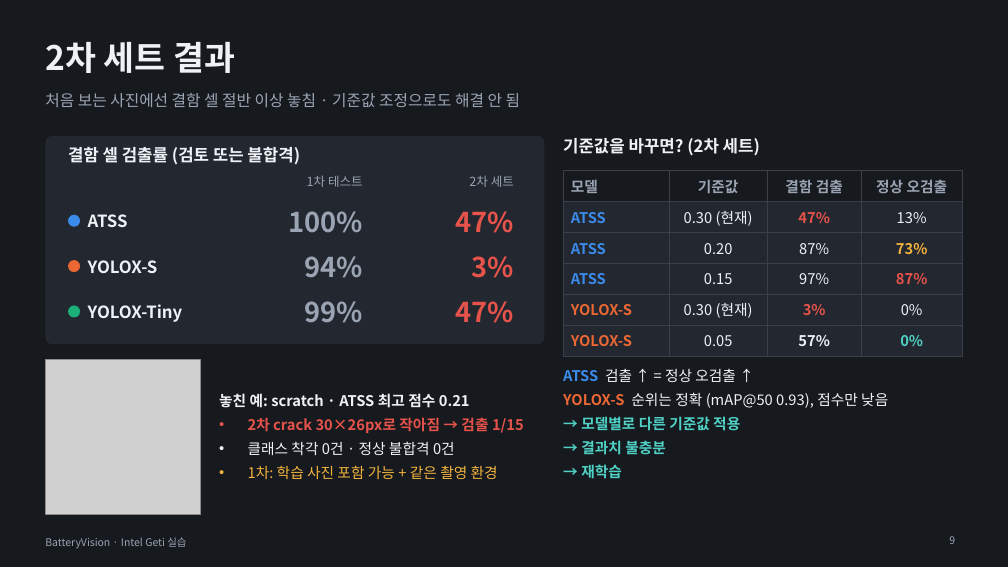
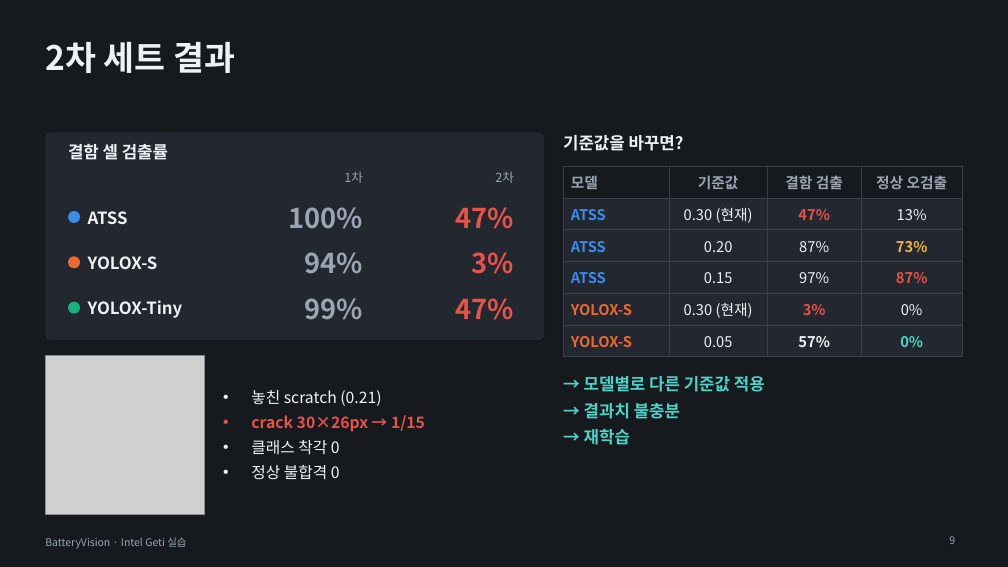
Before and after one commit to se4nchoi/batteryvision, a slide deck: slide 9 of docs/submission/BatteryVision_발표.pptx. Drawn at 1008x567 pixels with LibreOffice and Linux fonts; fonts in the diff are those of the drawing; grey boxes stand for pictures. Boxes give left, top, right and bottom in pixels: in the first picture for what was removed or moved away, otherwise in the second. Text is boxed around its words. In the diff, an @@ line names an element or a change of style, - is before the commit and + after.

```diff
--- a/docs/submission/BatteryVision_발표.pptx
+++ b/docs/submission/BatteryVision_발표.pptx
@@ text removed at [45,93,520,107] @@
-처음 보는 사진에선 결함 셀 절반 이상 놓침 · 기준값 조정으로도 해결 안 됨
@@ text at [68,141,168,163]: text changed @@
-결함 셀 검출률 (검토 또는 불합격)
+결함 셀 검출률
@@ text at [563,135,684,151]: text changed @@
-기준값을 바꾸면? (2차 세트)
+기준값을 바꾸면?
@@ text at [344,172,363,183]: text changed @@
-1차 테스트
+1차
@@ text at [495,172,514,183]: text changed @@
-2차 세트
+2차
@@ table: place and size @@
-table at [563,170,963,350]
+table at [563,166,963,351]
@@ 6 texts, 3 ellipses, 1 rounded rectangle: place and size @@
-6 texts, 3 ellipses, 1 rounded rectangle at [45,136,544,344]
+6 texts, 3 ellipses, 1 rounded rectangle at [45,132,544,340]
@@ picture: place and size @@
-picture at [45,359,200,514]
+picture at [45,355,204,514]
@@ text at [563,368,888,408]: paragraphs removed @@
-ATSS 검출 ↑ = 정상 오검출 ↑
-YOLOX-S 순위는 정확 (mAP@50 0.93), 점수만 낮음
@@ text "→ 모델별로 다른 기준값 적용": place and size @@
-text "→ 모델별로 다른 기준값 적용" at [563,368,888,479]
+text "→ 모델별로 다른 기준값 적용" at [584,376,765,445]
@@ text "→ 모델별로 다른 기준값 적용" at [584,376,765,445]: size 14 to 16 pt @@
@@ text at [251,390,425,480]: text changed; size 14 to 15 pt; bold off @@
-놓친 예: scratch · ATSS 최고 점수 0.21
-• 2차 crack 30×26px로 작아짐 → 검출 1/15
-• 클래스 착각 0건 · 정상 불합격 0건
-• 1차: 학습 사진 포함 가능 + 같은 촬영 환경
+• 놓친 scratch (0.21)
+• crack 30×26px → 1/15
+• 클래스 착각 0
+• 정상 불합격 0
```
Also in this commit, not shown: 10 other slides changed, 2 other files.
